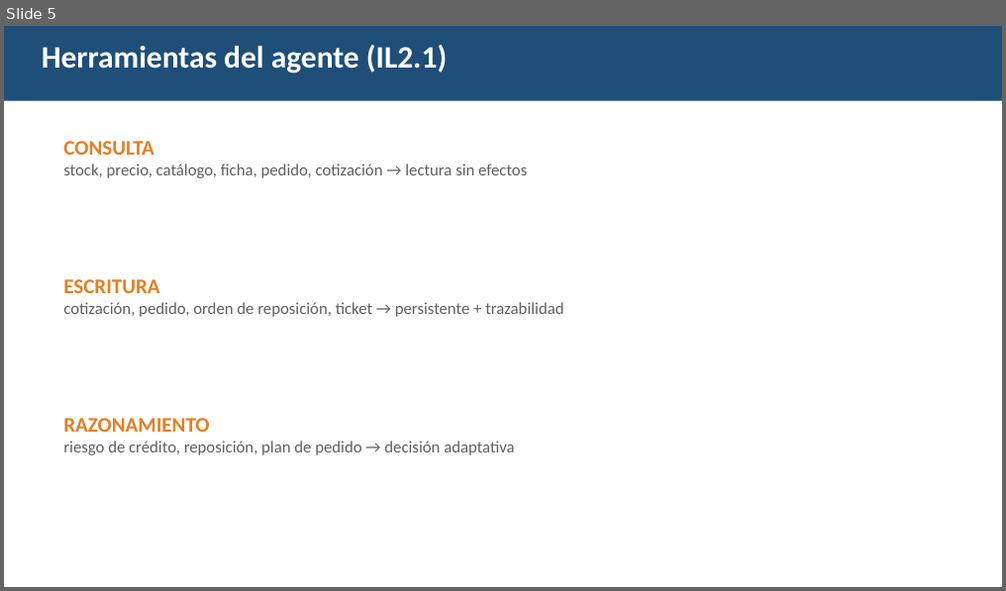
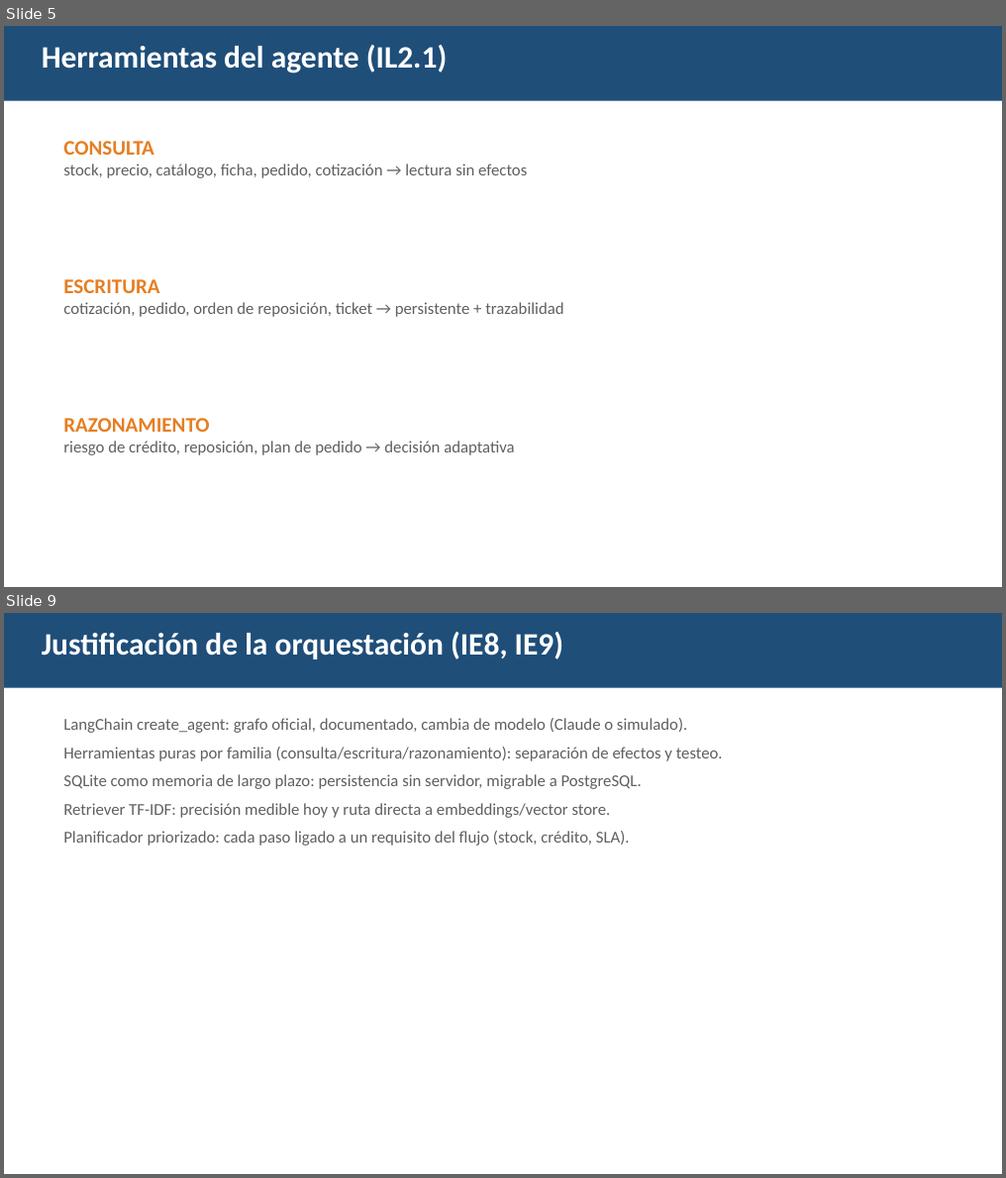
Before and after one commit to jghleo/Ferrandes_Agente_EP2, a slide deck: presentacion/Presentacion_EP2_Ferrandes.pptx. Shown one above the other, each under a label of ours: slide 5 before the commit, slides 5 and 9 after it; the slides between them are not shown. The pictures are 1006x591 and 1006x1178 pixels, drawn with LibreOffice and Linux fonts; fonts in the diff are those of the drawing. Boxes give left, top, right and bottom in pixels: in the first picture for what was removed or moved away, otherwise in the second. Text is boxed around its words. In the diff, an @@ line names an element or a change of style, - is before the commit and + after.

Commit message:
EP2: retriever semantico TF-IDF con metricas (IE4), replanificacion y priorizacion en el planificador (IE5), 38 pruebas y 11 escenarios de demo
- src/buscar_contexto.py: similitud coseno TF-IDF + normalizacion morfologica,
  embeddings densos opcionales y evaluar_recuperacion() (hit-rate@k, MRR).
- src/planificador.py: criticidad + priorizar() y replanificacion ante items
  invalidos (descarta y continua) con decision REPLANIFICACION.
- src/herramientas/escritura.py: parser tolerante (_parse_items_tolerante).
- tests: test_recuperacion.py + pruebas de replanificacion/priorizacion (29 -> 38).
- scripts/demo.py: escenarios de error/entrada ambigua y metricas del retriever (9 -> 11).
- Presentacion: PPT 10 -> 13 slides (metricas IE4, justificacion IE9, retos).
- README, informe (docx/md), guion y notebook Colab actualizados.

```diff
--- a/presentacion/Presentacion_EP2_Ferrandes.pptx
+++ b/presentacion/Presentacion_EP2_Ferrandes.pptx
@@ slide 9 added at [4,613,1002,1174], background #FFFFFF @@
@@ rectangle added at [4,613,1002,688], fill #1F4E79 @@
@@ text added at [42,632,563,660], 30 pt, text #FFFFFF, bold @@
+Justificación de la orquestación (IE8, IE9)
@@ text added at [63,718,723,846], 16 pt, text #606060 @@
+LangChain create_agent: grafo oficial, documentado, cambia de modelo (Claude o simulado).
+Herramientas puras por familia (consulta/escritura/razonamiento): separación de efectos y testeo.
+SQLite como memoria de largo plazo: persistencia sin servidor, migrable a PostgreSQL.
+Retriever TF-IDF: precisión medible hoy y ruta directa a embeddings/vector store.
+Planificador priorizado: cada paso ligado a un requisito del flujo (stock, crédito, SLA).
```
Also in this commit, not shown: 5 slides changed, 2 other slides added, 18 other files.
